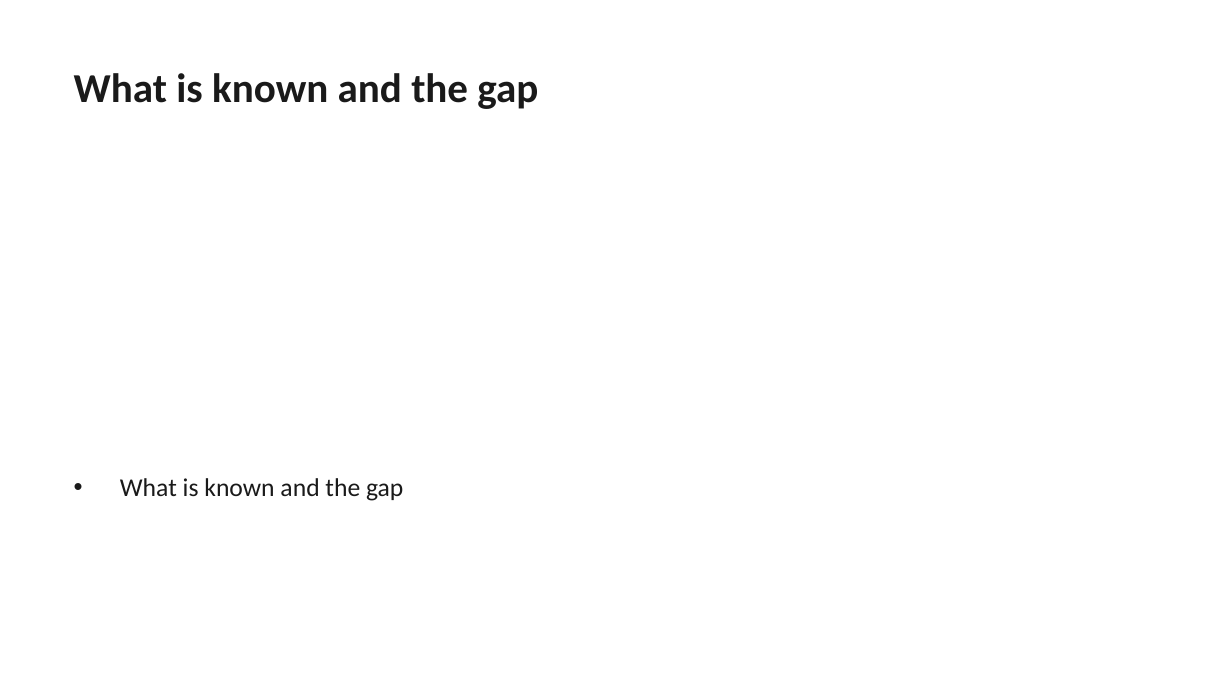
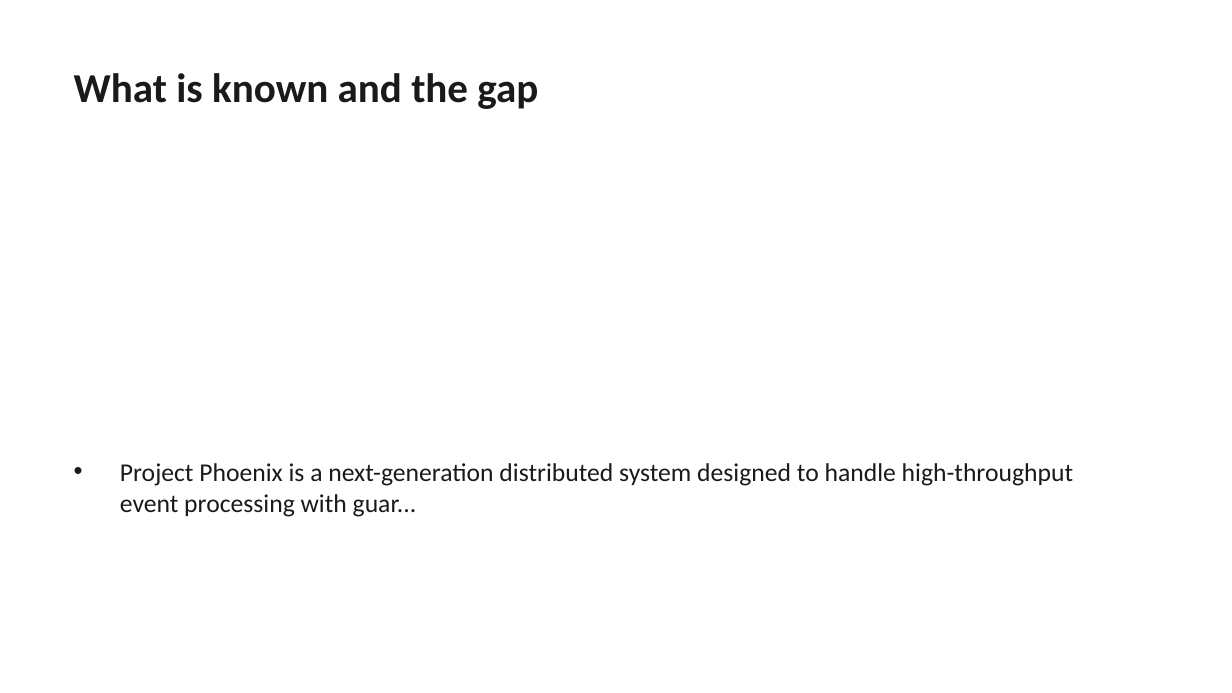
Before and after one commit to AdamYin007/Presentation-OS, a slide deck: slide 1 of examples/business-review/e2e-output.pptx. Drawn at 1232x693 pixels with LibreOffice and Linux fonts; fonts in the diff are those of the drawing. Boxes give left, top, right and bottom in pixels: in the first picture for what was removed or moved away, otherwise in the second. Text is boxed around its words. In the diff, an @@ line names an element or a change of style, - is before the commit and + after.

```diff
--- a/examples/business-review/e2e-output.pptx
+++ b/examples/business-review/e2e-output.pptx
@@ text at <box>120,463,1073,517</box>: text changed @@
-• What is known and the gap
+• Project Phoenix is a next-generation distributed system designed to handle high-throughput event processing with guar...
```
Also in this commit, not shown: 3 other slides changed, 1 slide added, 7 slides removed, 12 other files.
